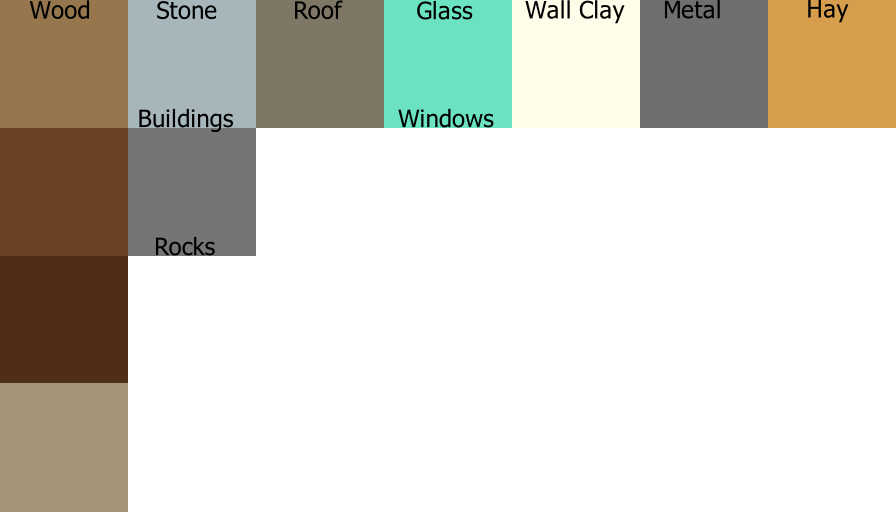
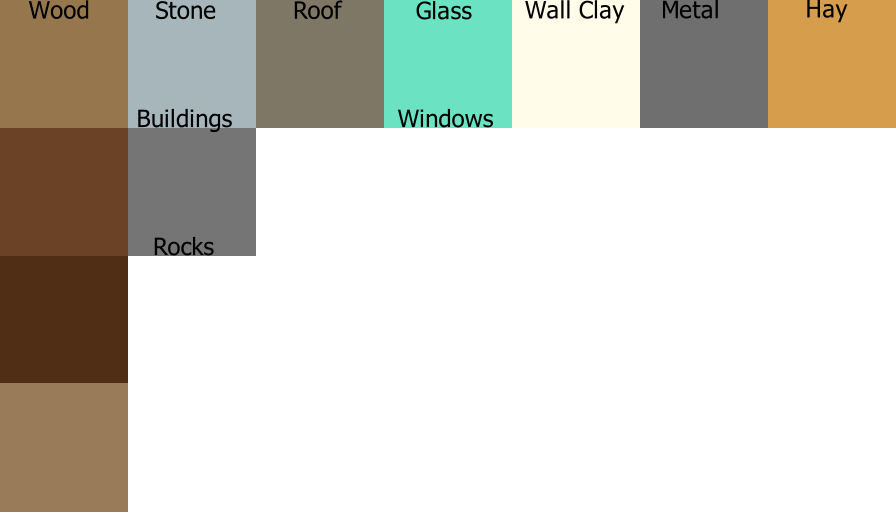
Layers edited between the first and the second 896×512 image:
painted on "Colors" over [0, 0, 849, 512]
